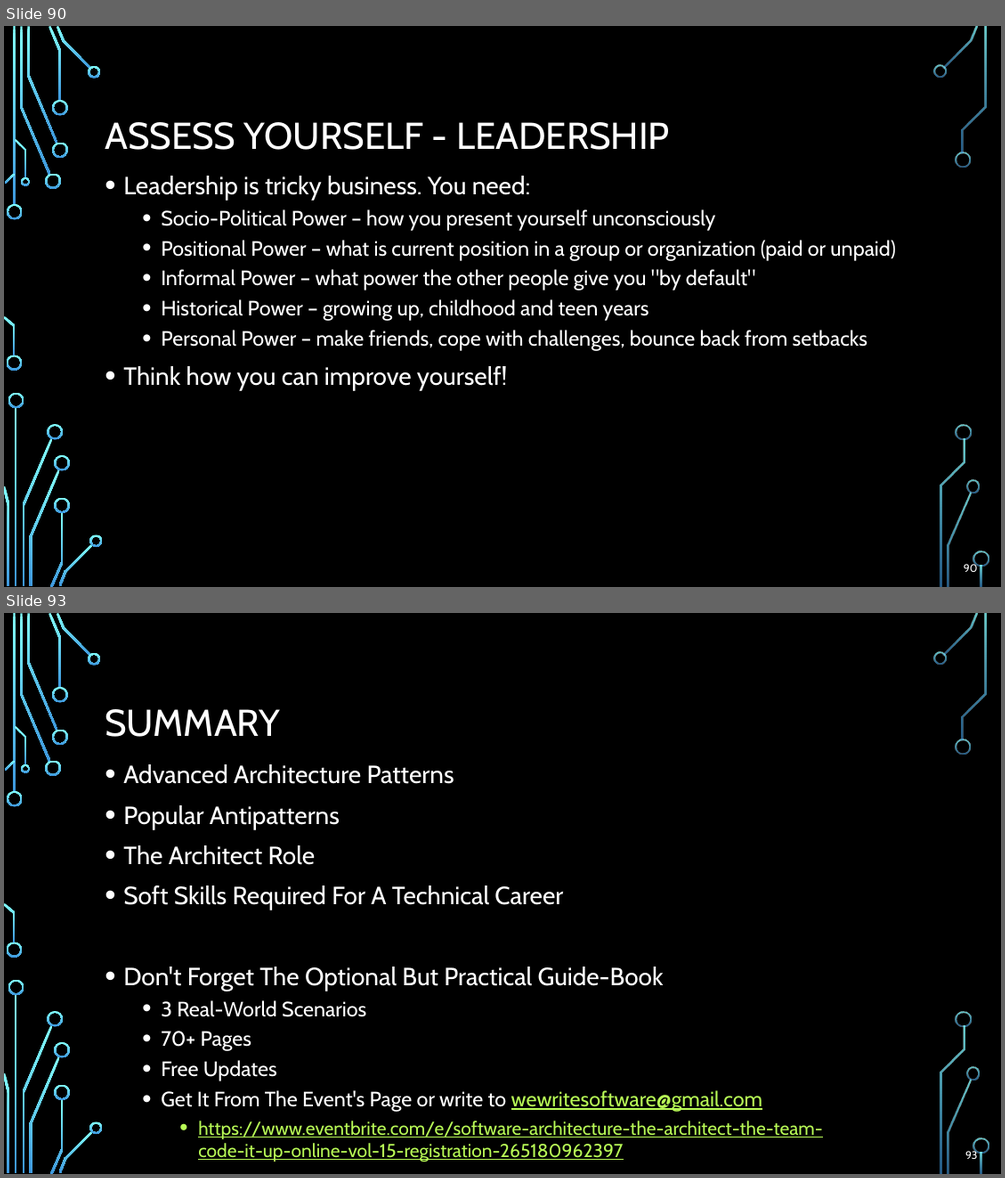
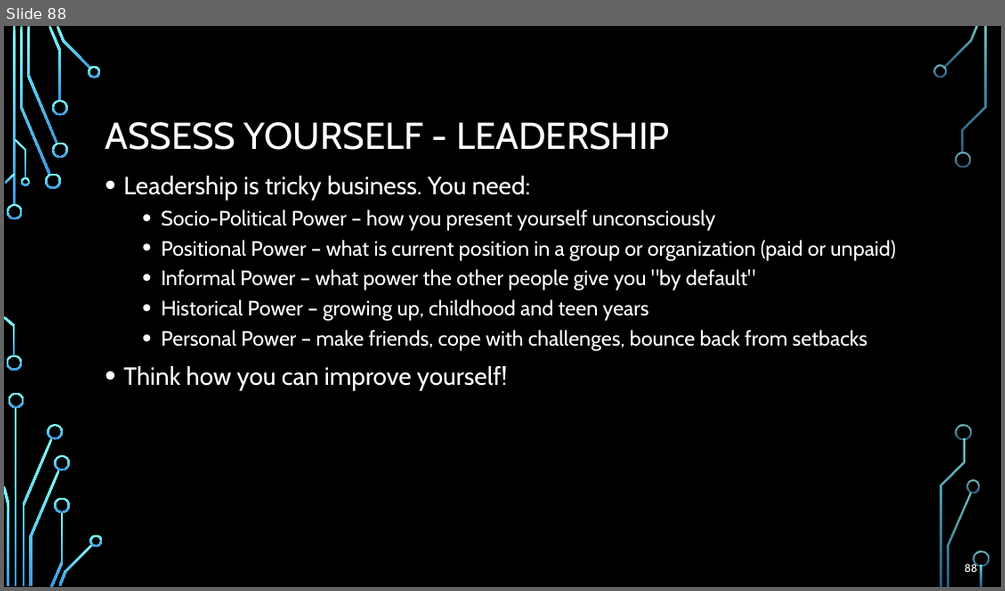
Before and after one commit to profjordanov/doctorate, a slide deck: resources/Software-Architecture-S/Presentation-Part7-The-Architect-Team.pptx. Shown one above the other, each under a label of ours: slides 90 and 93 before the commit, slide 88 after it; the slides between them are not shown. The pictures are 1005x1178 and 1005x591 pixels, drawn with LibreOffice and Linux fonts; fonts in the diff are those of the drawing; background and template pictures are left out. Boxes give left, top, right and bottom in pixels: in the first picture for what was removed or moved away, otherwise in the second. Text is boxed around its words. In the diff, an @@ line names an element or a change of style, - is before the commit and + after.

```diff
--- a/resources/Software-Architecture-S/Presentation-Part7-The-Architect-Team.pptx
+++ b/resources/Software-Architecture-S/Presentation-Part7-The-Architect-Team.pptx
@@ slide 93 removed at [4, 613, 1001, 1174], background picture (left out); not listed: 36 template elements that a slide beside it also shows @@
@@ title removed at [105, 709, 280, 737] @@
-SUMMARY
@@ text removed at [123, 764, 822, 1162] @@
-• Advanced Architecture Patterns
-• Popular Antipatterns
-• The Architect Role
-• Soft Skills Required For A Technical Career
-• Don't Forget The Optional But Practical Guide-Book
-  • 3 Real-World Scenarios
-  • 70+ Pages
-  • Free Updates
-  • Get It From The Event's Page or write to wewritesoftware@gmail.com
-    • https://www.eventbrite.com/e/software-architecture-the-architect-the-team-
-      code-it-up-online-vol-15-registration-265180962397
@@ page number removed at [965, 1149, 978, 1159] @@
-93
@@ what was slide 90 is now slide 88 @@
@@ page number at [964, 562, 978, 572]: text changed @@
-90
+88
```
Also in this commit, not shown: 9 other slides removed.
